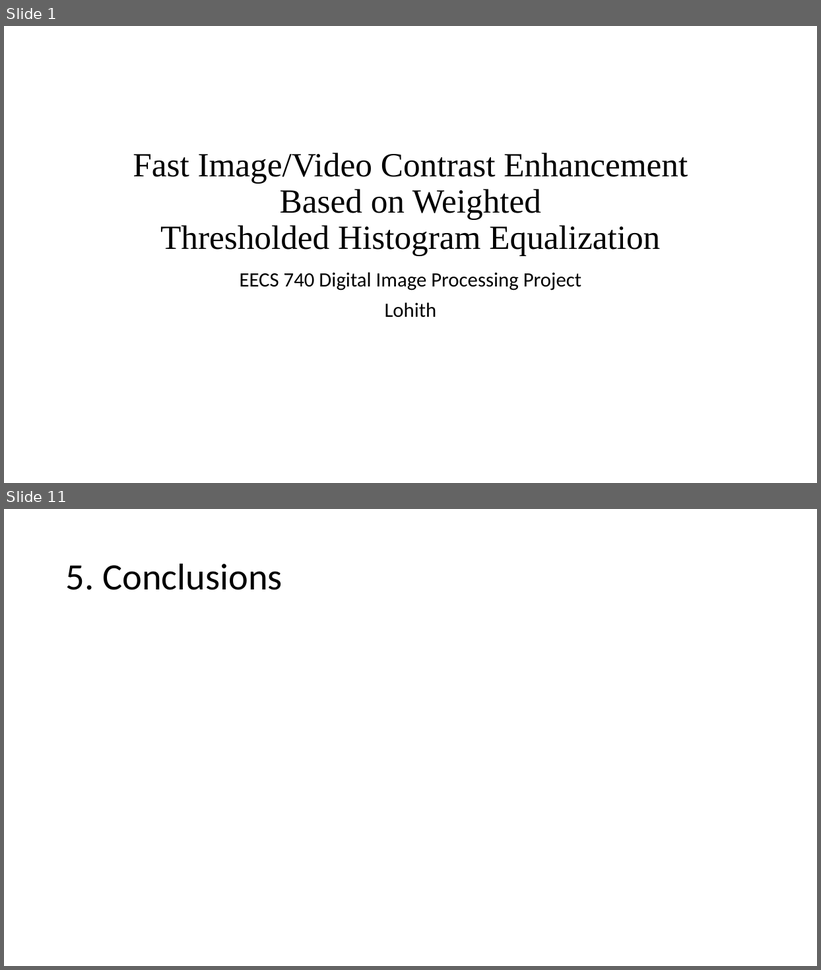
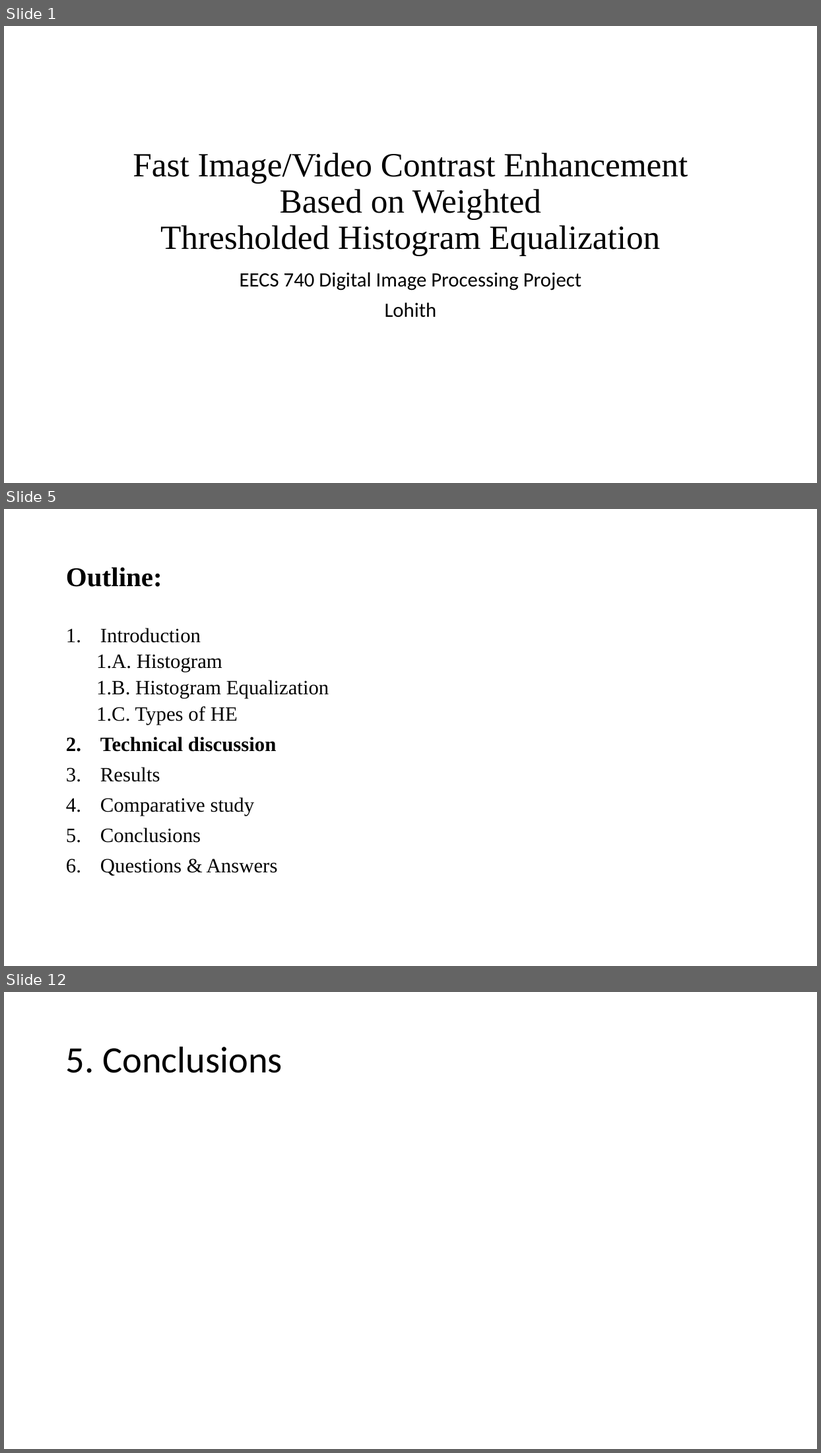
Before and after one commit to lohith921/DIP, a slide deck: Project/Presentation.pptx. Shown one above the other, each under a label of ours: slides 1 and 11 before the commit, slides 1, 5 and 12 after it; the slides between them are not shown. The pictures are 821x970 and 821x1453 pixels, drawn with LibreOffice and Linux fonts; fonts in the diff are those of the drawing. Boxes give left, top, right and bottom in pixels: in the first picture for what was removed or moved away, otherwise in the second. Text is boxed around its words. In the diff, an @@ line names an element or a change of style, - is before the commit and + after.

Commit message:
added results, made format changes

```diff
--- a/Project/Presentation.pptx
+++ b/Project/Presentation.pptx
@@ slide 5 added at [4,509,817,966], background #FFFFFF @@
@@ title added at [66,567,162,587], 32 pt, text #000000, bold @@
+Outline:
@@ text added at [96,628,329,876], 24 pt, text #000000 @@
+1. Introduction
+  1.A. Histogram
+  1.B. Histogram Equalization
+  1.C. Types of HE
+2. Technical discussion
+3. Results
+4. Comparative study
+5. Conclusions
+6. Questions & Answers
@@ what was slide 11 is now slide 12 @@
```
Also in this commit, not shown: 7 slides changed, 2 other slides added, 2 slides removed.
